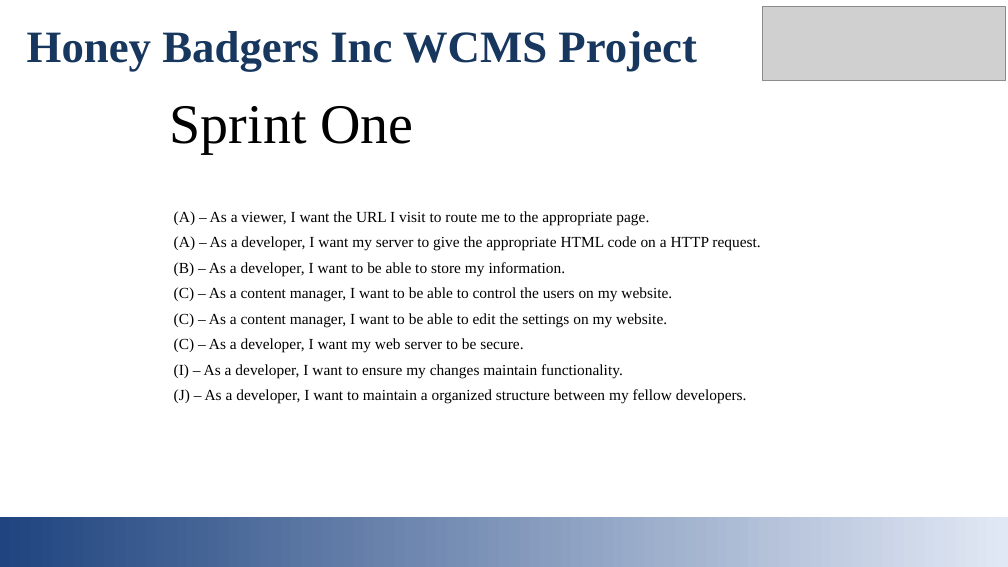
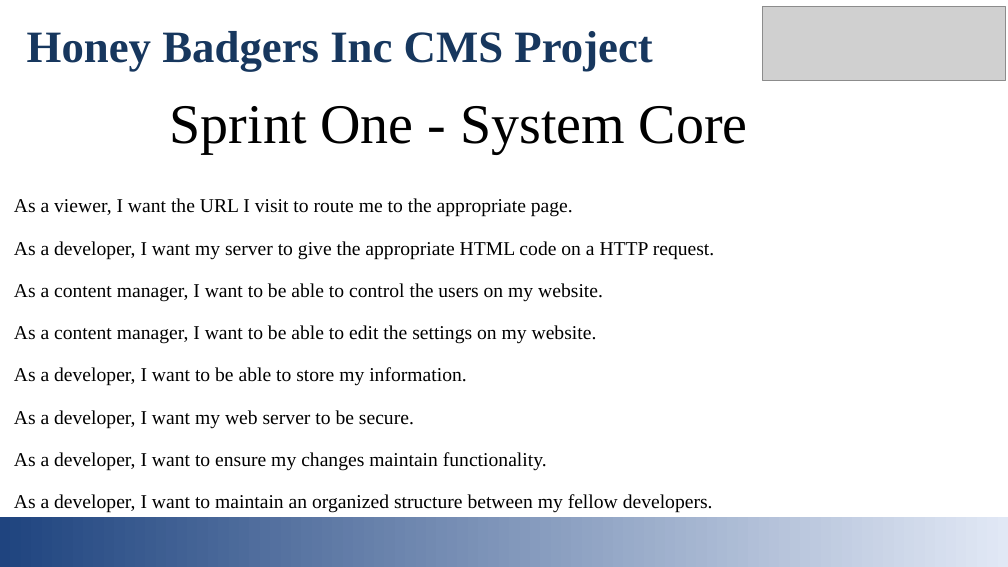
Before and after one commit to jcriquet/FantomCMS, a slide deck: slide 3 of doc/Initial_Presentation.pptx. Drawn at 1008x567 pixels with LibreOffice and Linux fonts; fonts in the diff are those of the drawing; grey boxes stand for pictures. Boxes give left, top, right and bottom in pixels: in the first picture for what was removed or moved away, otherwise in the second. Text is boxed around its words. In the diff, an @@ line names an element or a change of style, - is before the commit and + after.

Commit message:
Added Sprint 1 Plan and final version of Initial Presentation. Removed the odt file.

```diff
--- a/doc/Initial_Presentation.pptx
+++ b/doc/Initial_Presentation.pptx
@@ text at (27,31,652,71): text changed @@
-Honey Badgers Inc WCMS Project
+Honey Badgers Inc CMS Project
@@ text at (170,106,748,153): text changed @@
-Sprint One
+Sprint One - System Core
@@ text at (14,198,715,513): text changed; size 11 to 14 pt @@
-(A) – As a viewer, I want the URL I visit to route me to the appropriate page.
-(A) – As a developer, I want my server to give the appropriate HTML code on a HTTP request.
-(B) – As a developer, I want to be able to store my information.
-(C) – As a content manager, I want to be able to control the users on my website.
-(C) – As a content manager, I want to be able to edit the settings on my website.
-(C) – As a developer, I want my web server to be secure.
-(I) – As a developer, I want to ensure my changes maintain functionality.
-(J) – As a developer, I want to maintain a organized structure between my fellow developers.
+As a viewer, I want the URL I visit to route me to the appropriate page.
+As a developer, I want my server to give the appropriate HTML code on a HTTP request.
+As a content manager, I want to be able to control the users on my website.
+As a content manager, I want to be able to edit the settings on my website.
+As a developer, I want to be able to store my information.
+As a developer, I want my web server to be secure.
+As a developer, I want to ensure my changes maintain functionality.
+As a developer, I want to maintain an organized structure between my fellow developers.
```
Also in this commit, not shown: 5 other slides changed, 1 slide added, 2 other files.
